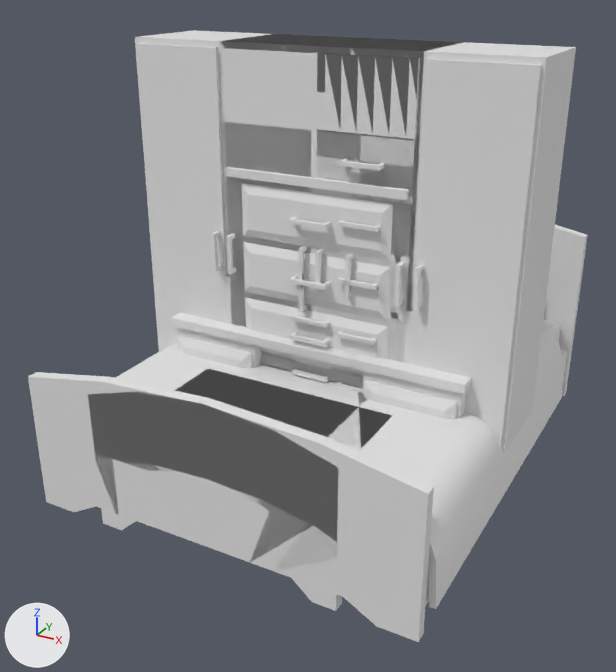
One commit to the FBX model Assets/3DModels/Fbx's/Bedroom.fbx: the scene before it, then after it.
One viewpoint serves both versions: a camera (50 mm lens) standing at (2.3, -4.57, 3.03) and looking at (-0.1, -0.21, 0.85). Every picture has the same lights, and +X, +Y and +Z are marked at lower left. Where no turn or scale is listed for an object, it has been applied to the vertices. Vertices at the same position are counted once.

The first picture shows 'Bed01', 'Bed02', 'Cubboards01', 'Cubboards02', 'Cubboards03', 'Cubboards04', 'Desk01', 'Drawer01', 'Drawer02', 'Drawer03', 'NightStand01'.
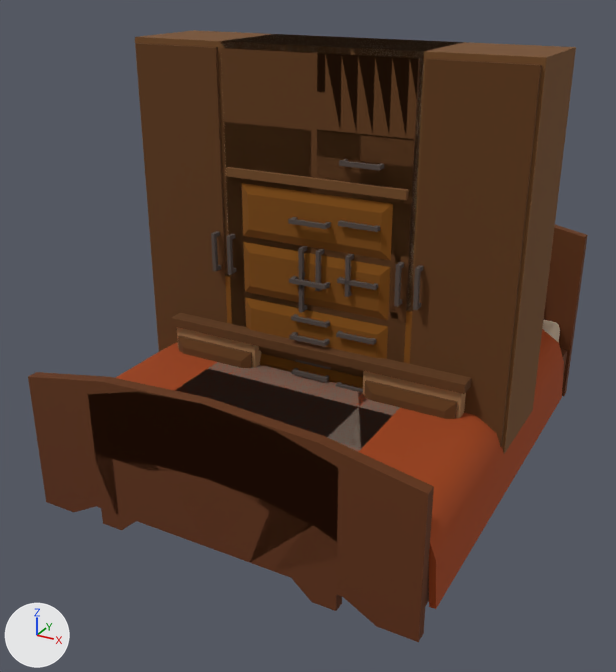
Patch to the scene script:
```diff
--- a/Assets/3DModels/Fbx's/Bedroom.fbx.py
+++ b/Assets/3DModels/Fbx's/Bedroom.fbx.py
@@ me_cube_046 @@
 me_cube_046.from_pydata(...)  # 112 vertices, 77 faces; spans x -0.82..0.82, y -0.38..0.3, z 0.0..1.22
+me_cube_046.materials.append(mat_gradietns)  # picture img_tex_gradients_png
@@ me_cube_020 @@
 me_cube_020.from_pydata(...)  # 88 vertices, 60 faces; spans x -0.62..0.62, y -0.38..0.3, z 0.0..2.62
+# me_cube_020 part 3: texture (UV) coordinates of 60 of 60 faces, centred in x -0.62..0.62, y -0.38..0.3, z 0.0..2.62, changed; they spanned u 0.12..0.88, v 0.0..1.0 and now span u 0.78..0.86, v 0.27..0.35
+me_cube_020.materials.append(mat_gradietns)  # picture img_tex_gradients_png
@@ me_plane_005 @@
 me_plane_005.from_pydata(...)  # 330 vertices, 316 faces; spans x -0.84..0.84, y -1.5..1.5, z 0.0..1.4
+# me_plane_005 part 4: texture (UV) coordinates of 316 of 316 faces, centred in x -0.83..0.83, y -1.5..1.5, z 0.0..1.38, changed; they spanned u 0.0..1.0, v 0.0..1.0 and now span u 0.4..0.99, v 0.27..0.81
+me_plane_005.materials.append(mat_gradietns)  # picture img_tex_gradients_png
@@ me_cube_051 @@
 me_cube_051.from_pydata(...)  # 72 vertices, 51 faces; spans x -0.322..0.322, y -0.335..0.253, z 0.0..0.915
+# me_cube_051 part 6: texture (UV) coordinates of 51 of 51 faces, centred in x -0.322..0.322, y -0.335..0.253, z 0.0..0.915, changed; they spanned u -0.39..0.88, v -0.61..1.0 and now span u 0.76..0.98, v 0.29..0.42
+me_cube_051.materials.append(mat_gradietns)  # picture img_tex_gradients_png
@@ me_plane @@
 me_plane.from_pydata(...)  # 460 vertices, 452 faces; spans x -1.26..1.26, y -1.5..1.5, z 0.0..1.4
+# me_plane part 1: texture (UV) coordinates of 452 of 452 faces, centred in x -1.25..1.25, y -1.5..1.5, z 0.0..1.38, changed; they spanned u 0.0..1.0, v 0.0..1.0 and now span u 0.42..0.91, v 0.33..0.81
+me_plane.materials.append(mat_gradietns)  # picture img_tex_gradients_png
@@ me_cube_050 @@
 me_cube_050.from_pydata(...)  # 64 vertices, 43 faces; spans x -0.31..0.31, y -0.38..0.3, z 0.0..2.62
+me_cube_050.materials.append(mat_gradietns)  # picture img_tex_gradients_png
@@ me_cube_076 @@
 me_cube_076.from_pydata(...)  # 152 vertices, 104 faces; spans x -1.24..1.24, y -0.38..0.3, z 0.0..2.62
+# me_cube_076 part 5: texture (UV) coordinates of 104 of 104 faces, centred in x -1.24..1.24, y -0.38..0.3, z 0.0..2.62, changed; they spanned u 0.12..0.88, v 0.0..1.0 and now span u 0.77..0.85, v 0.27..0.35
+me_cube_076.materials.append(mat_gradietns)  # picture img_tex_gradients_png
@@ me_cube_073 @@
 me_cube_073.from_pydata(...)  # 136 vertices, 102 faces; spans x -1.02..1.02, y -0.51..0.31, z 0.0..0.87
+# me_cube_073 part 7: texture (UV) coordinates of 102 of 102 faces, centred in x -1.02..1.02, y -0.51..0.31, z 0.0..0.87, changed; they spanned u 0.12..0.88, v 0.0..1.0 and now span u 0.77..0.98, v 0.27..0.36
+me_cube_073.materials.append(mat_gradietns)  # picture img_tex_gradients_png
@@ me_cube_069 @@
 me_cube_069.from_pydata(...)  # 72 vertices, 54 faces; spans x -0.78..0.78, y -0.41..0.3, z 0.0..0.8
+me_cube_069.materials.append(mat_gradietns)  # picture img_tex_gradients_png
@@ me_cube_070 @@
 me_cube_070.from_pydata(...)  # 156 vertices, 117 faces; spans x -0.58..0.58, y -0.41..0.3, z 0.0..1.9
+# me_cube_070 part 2: texture (UV) coordinates of 117 of 117 faces, centred in x -0.58..0.58, y -0.41..0.3, z 0.0..1.9, changed; they spanned u 0.12..0.88, v 0.0..1.0 and now span u 0.82..0.98, v 0.27..0.41
+me_cube_070.materials.append(mat_gradietns)  # picture img_tex_gradients_png
@@ me_cube_049 @@
 me_cube_049.from_pydata(...)  # 232 vertices, 161 faces; spans x -0.62..0.62, y -0.38..0.3, z 0.0..2.62
+me_cube_049.materials.append(mat_gradietns)  # picture img_tex_gradients_png
```

Where the change shows, as pixel boxes [x1, y1, x2, y2] in the pictures (616 x 672 px):
'Cubboards04', recoloured, surface changed (grey to brown)
    both: [135, 30, 576, 454]
'Bed02', recoloured, surface changed (grey to brown)
    both: [28, 225, 588, 642]
'Bed01', recoloured, surface changed (grey to brown)
    both: [88, 362, 400, 611]
'Drawer03', recoloured, surface changed (grey to brown)
    both: [226, 167, 409, 389]
'Cubboards01', recoloured, surface changed (grey to brown)
    both: [221, 34, 462, 377]
'Cubboards02', recoloured (grey to brown)
    both: [221, 34, 457, 393]
'Desk01', recoloured, surface changed (white to brown)
    both: [171, 313, 471, 419]
'Cubboards03', recoloured (grey to brown)
    both: [267, 36, 405, 366]
'Drawer02', recoloured (grey to brown)
    both: [259, 346, 364, 389]
'Drawer01', recoloured (grey to brown)
    both: [225, 274, 413, 382]
'NightStand01', recoloured, surface changed
    both: [296, 359, 331, 370]
part 2 of me_cube_070, surface changed (grey to brown)
    before: [226, 167, 409, 389]
    after: [226, 167, 409, 388]
